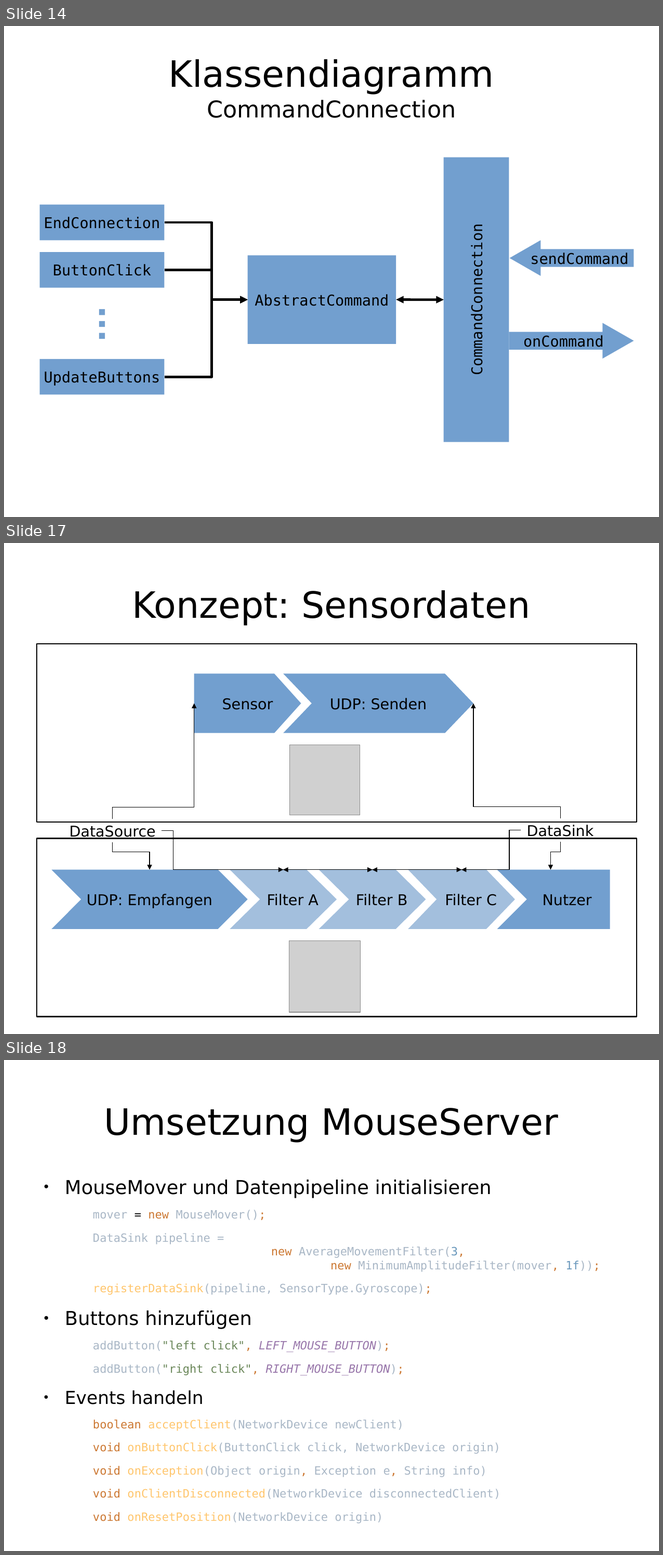
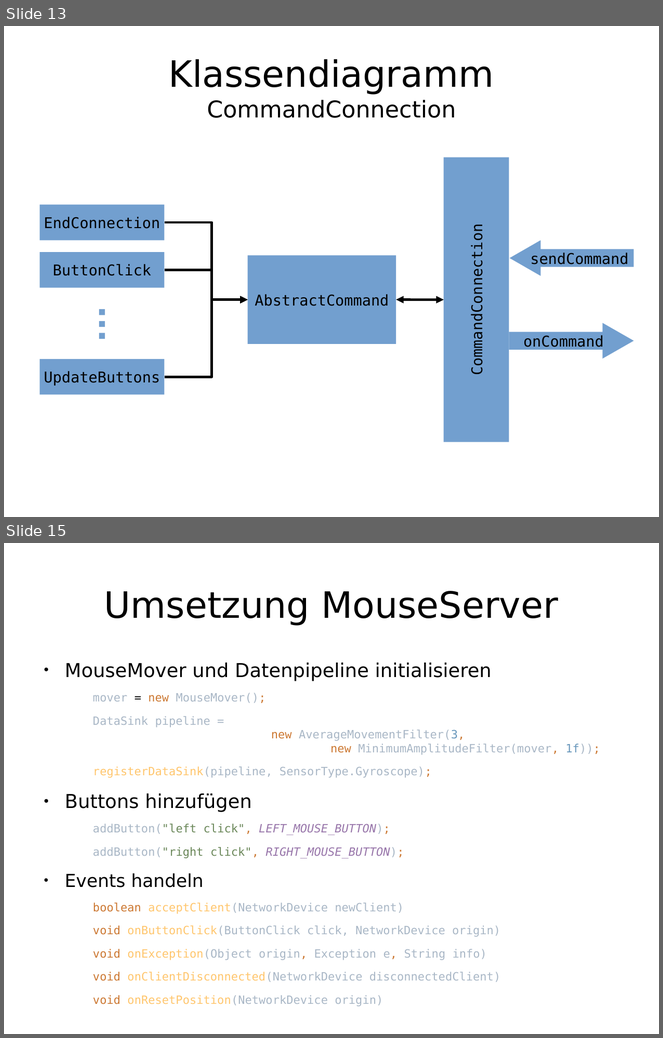
Before and after one commit to enra64/psychic-giggle, a slide deck: zwischenstand anfang dezember.odp. Shown one above the other, each under a label of ours: slides 14, 17 and 18 before the commit, slides 13 and 15 after it; the slides between them are not shown. The pictures are 663x1555 and 663x1038 pixels, drawn with LibreOffice and Linux fonts; fonts in the diff are those of the drawing; grey boxes stand for pictures. Boxes give left, top, right and bottom in pixels: in the first picture for what was removed or moved away, otherwise in the second. Text is boxed around its words. In the diff, an @@ line names an element or a change of style, - is before the commit and + after.

```diff
--- a/zwischenstand anfang dezember.odp
+++ b/zwischenstand anfang dezember.odp
@@ slide 17 removed at <box>4,543,659,1034</box>, background #FFFFFF @@
@@ title removed at <box>132,590,531,626</box> @@
-Konzept: Sensordaten
@@ rectangle removed at <box>37,644,637,822</box> @@
@@ freeform shape removed at <box>194,674,301,733</box> @@
-Sensor
@@ freeform shape removed at <box>283,674,474,733</box> @@
-UDP: Senden
@@ elbow arrow removed from (113, 820) to (194, 704) @@
@@ elbow arrow removed from (560, 819) to (474, 704) @@
@@ picture removed at <box>290,745,360,815</box> @@
@@ rectangle removed at <box>37,839,637,1017</box> @@
@@ text removed at <box>70,825,156,839</box> @@
-DataSource
@@ elbow arrow removed from (162, 831) to (283, 870) @@
@@ elbow arrow removed from (162, 831) to (373, 870) @@
@@ elbow arrow removed from (162, 831) to (462, 870) @@
@@ elbow arrow removed from (521, 830) to (283, 870) @@
@@ elbow arrow removed from (521, 830) to (373, 870) @@
@@ elbow arrow removed from (521, 830) to (462, 870) @@
@@ text removed at <box>527,825,594,839</box> @@
-DataSink
@@ elbow arrow removed from (113, 843) to (150, 870) @@
@@ elbow arrow removed from (560, 842) to (551, 870) @@
@@ freeform shape removed at <box>51,870,248,929</box> @@
-UDP: Empfangen
@@ freeform shape removed at <box>230,870,337,929</box> @@
-Filter A
@@ freeform shape removed at <box>319,870,426,929</box> @@
-Filter B
@@ freeform shape removed at <box>408,870,515,929</box> @@
-Filter C
@@ freeform shape removed at <box>497,870,605,929</box> @@
-Nutzer
@@ rectangle removed at <box>575,870,610,929</box> @@
@@ picture removed at <box>289,941,361,1013</box> @@
@@ what was slide 14 is now slide 13 @@
@@ what was slide 18 is now slide 15 @@
```
Also in this commit, not shown: 9 slides changed, 2 other slides removed.
